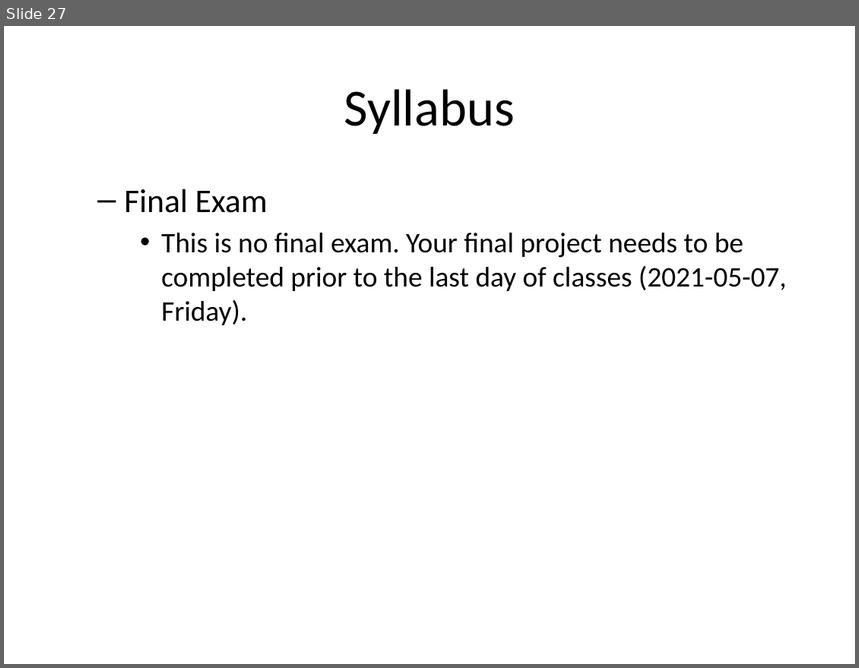
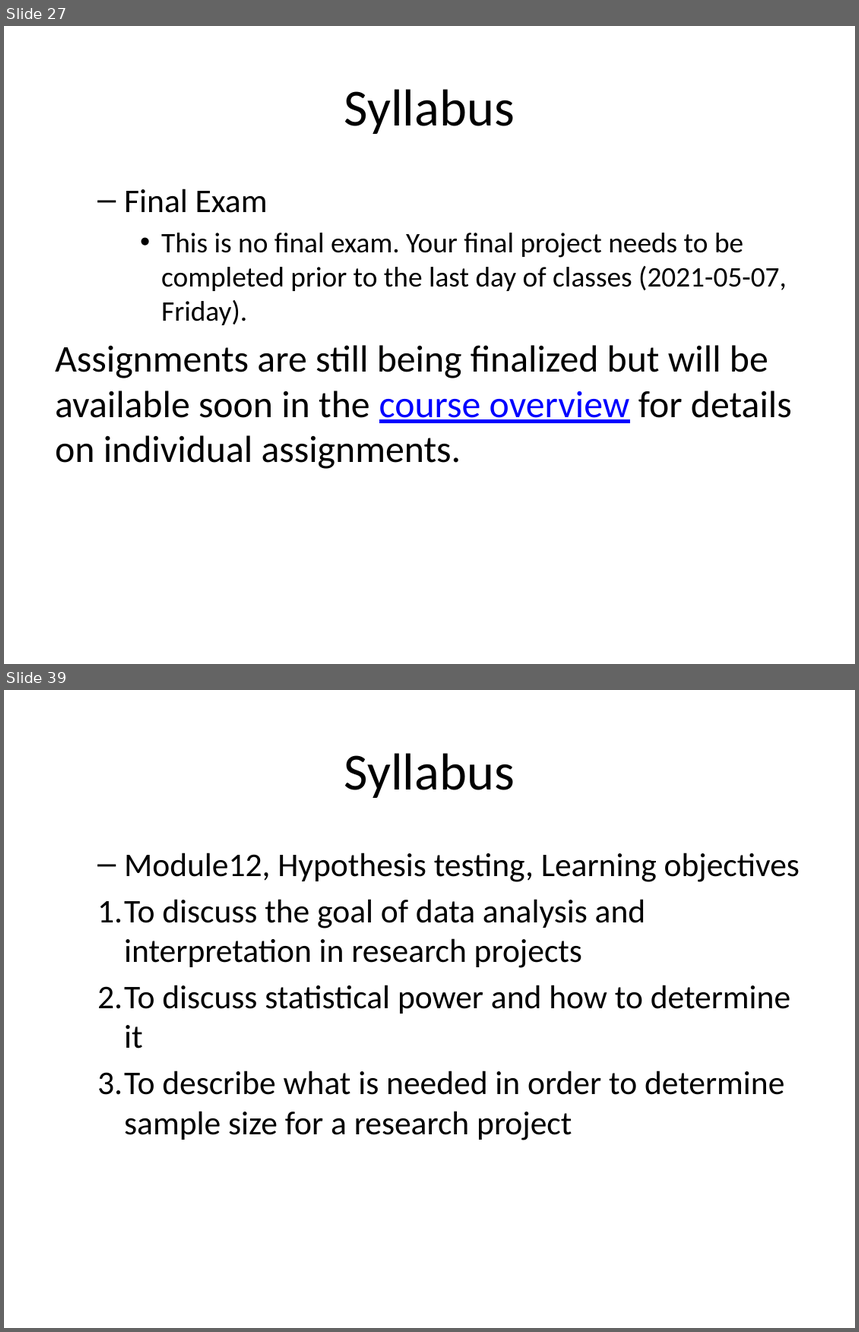
Before and after one commit to pmean/classes, a slide deck: clinical-research-methodology/src/video00-overview.pptx. Shown one above the other, each under a label of ours: slide 27 before the commit, slides 27 and 39 after it; the slides between them are not shown. The pictures are 859x668 and 859x1332 pixels, drawn with LibreOffice and Linux fonts; fonts in the diff are those of the drawing. Boxes give left, top, right and bottom in pixels: in the first picture for what was removed or moved away, otherwise in the second. Text is boxed around its words. In the diff, an @@ line names an element or a change of style, - is before the commit and + after.

```diff
--- a/clinical-research-methodology/src/video00-overview.pptx
+++ b/clinical-research-methodology/src/video00-overview.pptx
@@ slide 39 added at box(4, 690, 855, 1328), background #FFFFFF @@
@@ title added at box(344, 753, 515, 798), 44 pt, text #000000 @@
+Syllabus
@@ text added at box(97, 853, 800, 1141), 28 pt, text #000000 @@
+  – Module12, Hypothesis testing, Learning objectives
+  1. To discuss the goal of data analysis and interpretation in research projects
+  2. To discuss statistical power and how to determine it
+  3. To describe what is needed in order to determine sample size for a research project
@@ slide 27 changed as well @@
@@ text at box(55, 345, 792, 469): paragraph added @@
+Assignments are still being finalized but will be available soon in the course overview for details on individual assignments.
```
Also in this commit, not shown: 8 other slides changed, 21 other slides added, 1 slide removed, 2 other files.
